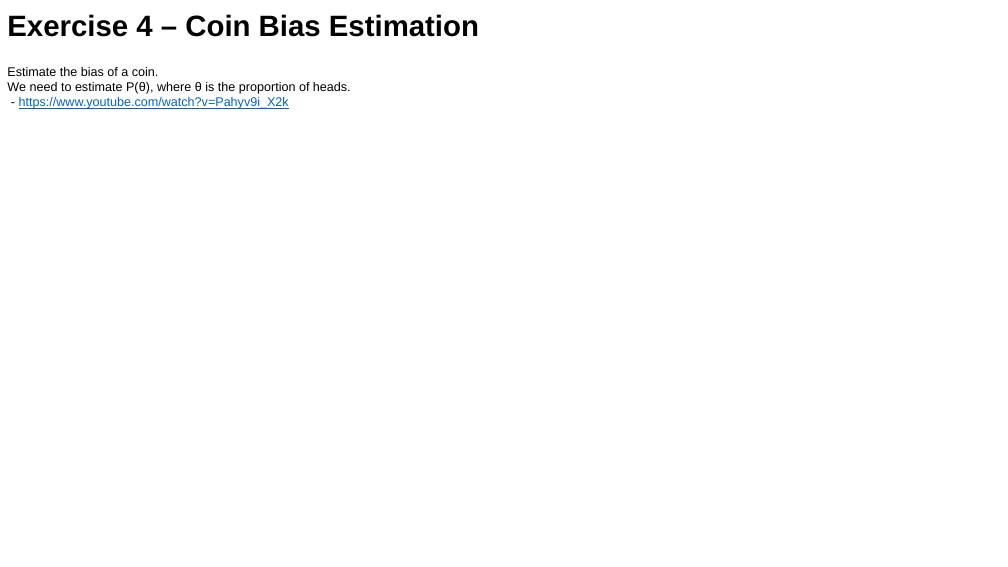
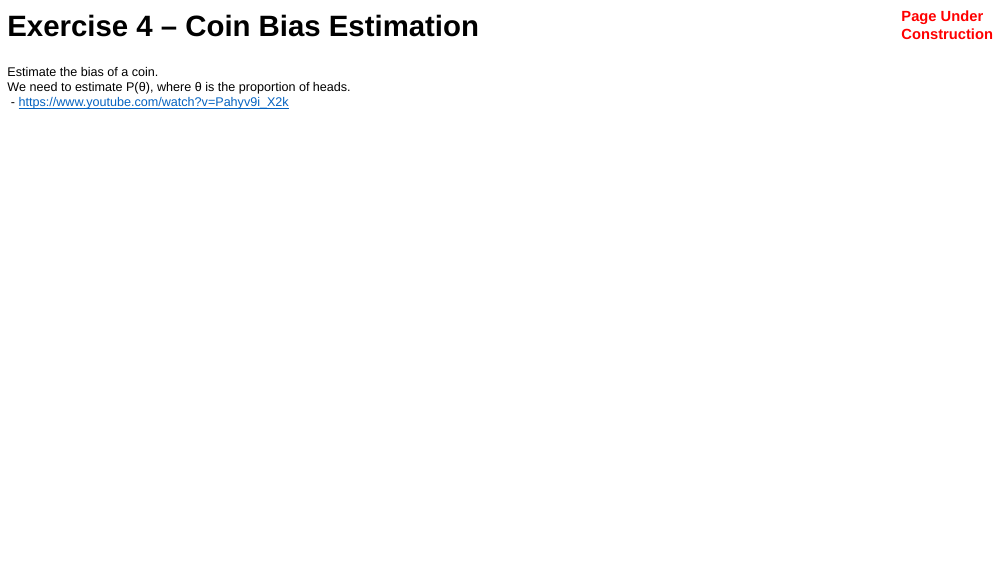
Before and after one commit to lselector/ml_ai_doc, a slide deck: slide 15 of statistics_08_Bayes_Bayesian.pptx. Drawn at 1008x567 pixels with LibreOffice and Linux fonts; fonts in the diff are those of the drawing. Boxes give left, top, right and bottom in pixels: in the first picture for what was removed or moved away, otherwise in the second. Text is boxed around its words. In the diff, an @@ line names an element or a change of style, - is before the commit and + after.

```diff
--- a/statistics_08_Bayes_Bayesian.pptx
+++ b/statistics_08_Bayes_Bayesian.pptx
@@ text added at <box>901,10,993,39</box>, 14 pt, text #FF0000, bold @@
+Page Under Construction
```
Also in this commit, not shown: 6 other slides changed, 1 slide added, 1 slide removed.
